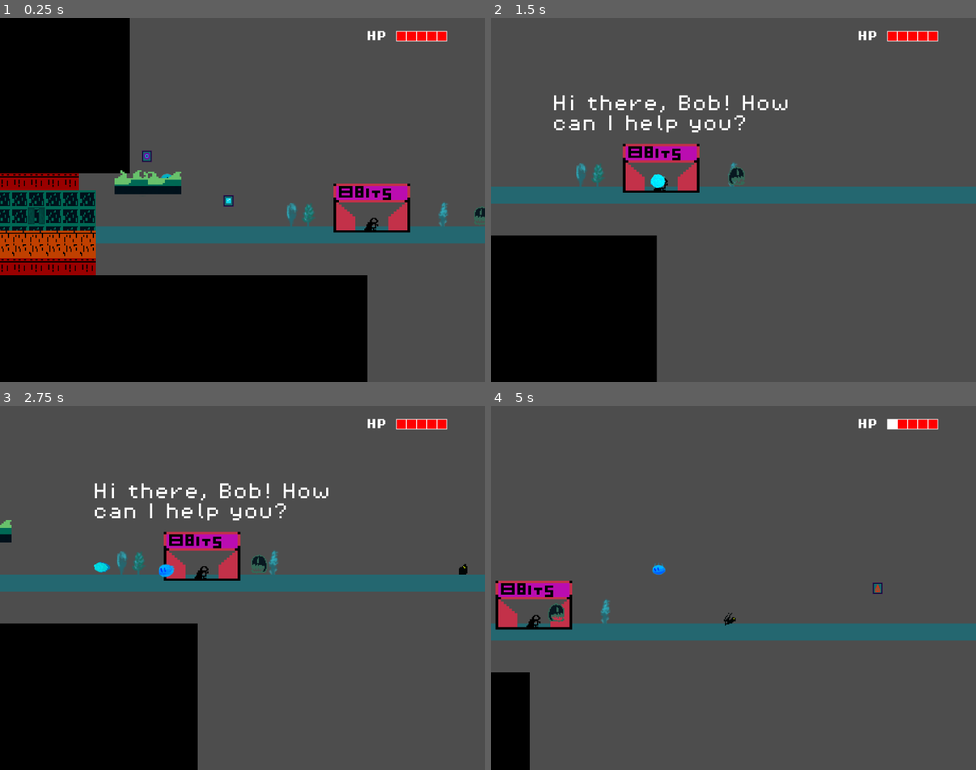
Above: before the commit, frames 1-4 (two rows, left to right).
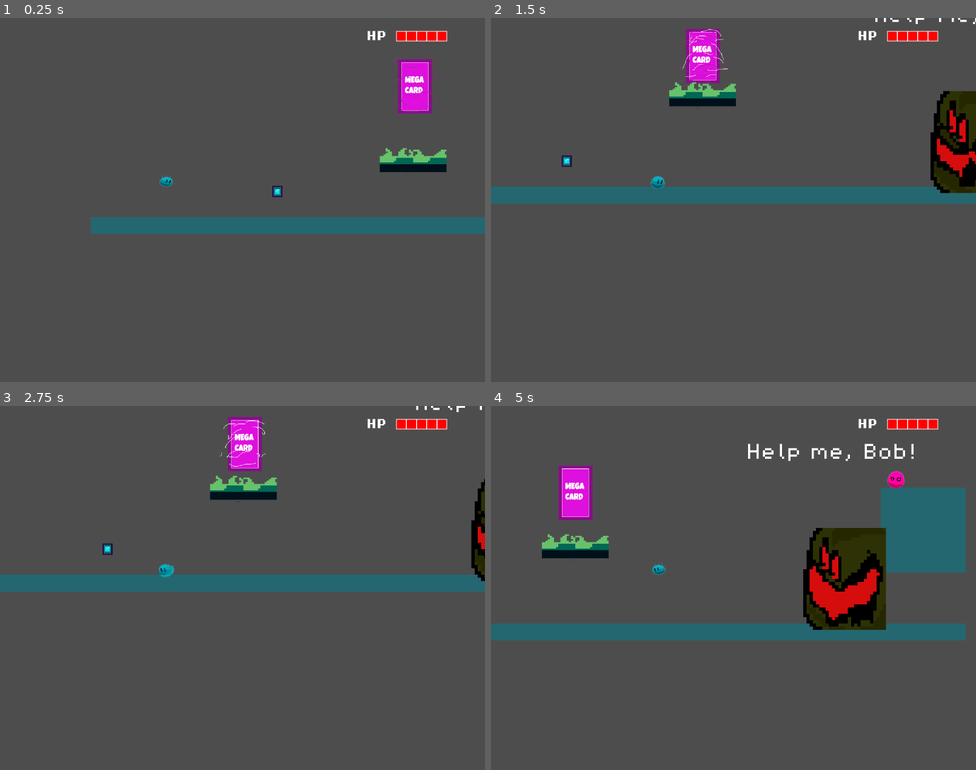
Above: after the commit, the same moments.

Repository: floriancaro/Jame-Gam-June-2024
Game: Godot game, scene res://scenes/main.tscn
Same seed, same stepped clock (60 frames per second), same inputs: the game is played once before the commit and once after it.
Inputs:
- Up to frame 1 (0.25 s): no input
- Up to frame 2 (1.5 s): hold M (ability) 0.53-1.28 s; hold D (move_right) from 0.53 s (still down); tap Space (jump) at 0.77 s; tap M (ability) at 1.35 s
- Up to frame 3 (2.75 s): tap Space (jump) at 1.52 s; release D (move_right) at 2.03 s; hold A (move_left) from 2.03 s (still down); hold M (ability) from 2.03 s (still down)
- Up to frame 4 (5 s): release A (move_left) at 2.78 s; release M (ability) at 2.78 s; hold D (move_right) 2.78-4.28 s; tap M (ability) at 2.85, 4.35 s; tap Space (jump) at 3.02, 3.77, 4.52 s; hold M (ability) 3.53-4.28 s; hold A (move_left) from 4.28 s (still down)

The runs differ from the first frame. In frame 1, 47% of the frame differs, in the area x 0-100%, y 0-100%; in frame 2, 21%; in frame 3, 22%; in frame 4, 15%.

Commit message:
add mega card and boss death

Diff:
--- /dev/null
+++ b/scenes/MEGACAARD/mega_card.tscn
@@ -0,0 +1,61 @@
+[gd_scene load_steps=9 format=3 uid="uid://dusberst8kbyg"]
+
+[ext_resource type="Script" path="res://scripts/mega_card.gd" id="1_oyqet"]
+[ext_resource type="Texture2D" uid="uid://cmekri3fjvca6" path="res://assets/sprites/MEGACARD.png" id="1_twj8m"]
+
+[sub_resource type="RectangleShape2D" id="RectangleShape2D_smucb"]
+size = Vector2(71, 123)
+
+[sub_resource type="AtlasTexture" id="AtlasTexture_ihu5l"]
+atlas = ExtResource("1_twj8m")
+region = Rect2(0, 0, 116, 160)
+
+[sub_resource type="AtlasTexture" id="AtlasTexture_qpkji"]
+atlas = ExtResource("1_twj8m")
+region = Rect2(116, 0, 116, 160)
+
+[sub_resource type="AtlasTexture" id="AtlasTexture_uqpir"]
+atlas = ExtResource("1_twj8m")
+region = Rect2(232, 0, 116, 160)
+
+[sub_resource type="AtlasTexture" id="AtlasTexture_i0wkv"]
+atlas = ExtResource("1_twj8m")
+region = Rect2(348, 0, 116, 160)
+
+[sub_resource type="SpriteFrames" id="SpriteFrames_at47o"]
+animations = [{
+"frames": [{
+"duration": 1.0,
+"texture": SubResource("AtlasTexture_ihu5l")
+}, {
+"duration": 1.0,
+"texture": SubResource("AtlasTexture_qpkji")
+}, {
+"duration": 1.0,
+"texture": SubResource("AtlasTexture_uqpir")
+}, {
+"duration": 1.0,
+"texture": SubResource("AtlasTexture_i0wkv")
+}],
+"loop": true,
+"name": &"idle",
+"speed": 4.0
+}]
+
+[node name="MegaCard" type="Area2D"]
+scale = Vector2(0.4, 0.4)
+collision_mask = 2
+script = ExtResource("1_oyqet")
+metadata/_edit_group_ = true
+
+[node name="CollisionShape2D" type="CollisionShape2D" parent="."]
+position = Vector2(-1.5, 0.5)
+shape = SubResource("RectangleShape2D_smucb")
+
+[node name="AnimatedSprite2D" type="AnimatedSprite2D" parent="."]
+sprite_frames = SubResource("SpriteFrames_at47o")
+animation = &"idle"
+autoplay = "idle"
+frame_progress = 0.548151
+
+[connection signal="body_entered" from="." to="." method="_on_body_entered"]
--- a/scenes/enemies/boss.tscn
+++ b/scenes/enemies/boss.tscn
@@ -115,6 +115,7 @@
 sprite_frames = SubResource("SpriteFrames_bjsfl")
 animation = &"idle"
 autoplay = "idle"
+speed_scale = 2.0
 
 [node name="ProjectileTimer" type="Timer" parent="."]
 wait_time = 3.0
--- a/scenes/main.tscn
+++ b/scenes/main.tscn
@@ -16,6 +16,7 @@
 [ext_resource type="PackedScene" uid="uid://dkdbpk2cdn3vr" path="res://scenes/8bit/8_bit_hero.tscn" id="13_julrh"]
 [ext_resource type="FontFile" uid="uid://ccns84fu50psr" path="res://assets/fonts/PixelOperator8.ttf" id="14_epuum"]
 [ext_resource type="PackedScene" uid="uid://dcivh3l84dfu6" path="res://scenes/8bit/8_bit_place.tscn" id="14_xxtbg"]
+[ext_resource type="PackedScene" uid="uid://dusberst8kbyg" path="res://scenes/MEGACAARD/mega_card.tscn" id="14_yleam"]
 
 [sub_resource type="TileSetAtlasSource" id="TileSetAtlasSource_d8mtu"]
 texture = ExtResource("1_sh0yu")
@@ -318,7 +319,7 @@
 "times": PackedFloat32Array(0, 0.3, 1.7, 2),
 "transitions": PackedFloat32Array(1, 1, 1, 1),
 "update": 0,
-"values": [Vector2(1600, -10), Vector2(1600, -10), Vector2(1600, -138), Vector2(1600, -138)]
+"values": [Vector2(1200, -60), Vector2(1200, -60), Vector2(1200, -100), Vector2(1200, -100)]
 }
 
 [sub_resource type="AnimationLibrary" id="AnimationLibrary_yi8jf"]
@@ -332,7 +333,7 @@
 
 [node name="Player" parent="." instance=ExtResource("2_2ciu8")]
 unique_name_in_owner = true
-position = Vector2(-157, -65)
+position = Vector2(968, -65)
 SPEED = 200.0
 SPEED_DASH = 300.0
 TELEPORT_DIST = 80.0
@@ -421,6 +422,15 @@
 }
 autoplay = "move"
 
+[node name="Platform5" parent="World/Platforms" instance=ExtResource("3_28ixg")]
+position = Vector2(1600, -8)
+
+[node name="AnimationPlayer" type="AnimationPlayer" parent="World/Platforms/Platform5"]
+libraries = {
+"": SubResource("AnimationLibrary_yi8jf")
+}
+autoplay = "move"
+
 [node name="Cards" type="Node" parent="World"]
 
 [node name="CardFire" parent="World/Cards" instance=ExtResource("6_6mpsv")]
@@ -437,6 +447,9 @@
 [node name="CardTeleport" parent="World/Cards" instance=ExtResource("6_6mpsv")]
 position = Vector2(-176, -72)
 element = "teleport"
+
+[node name="MegaCard" parent="World/Cards" instance=ExtResource("14_yleam")]
+position = Vector2(1201, -129)
 
 [node name="GameManager" type="Node" parent="."]
 unique_name_in_owner = true
--- a/scripts/boss.gd
+++ b/scripts/boss.gd
@@ -6,6 +6,12 @@
 @onready var animated_sprite = $AnimatedSprite2D
 @onready var projectile_marker = $ProjectileMarker
 @onready var kill_timer = $KillTimer
+
+
+func _process(delta):
+	pass
+	#if health == 0:
+		#scale *= .98
 
 
 func _on_body_entered(body):
@@ -18,6 +24,13 @@
 	var projectile = projectile_scene.instantiate()
 	projectile.position = projectile_marker.global_position
 	get_tree().get_root().add_child(projectile)
+
+
+func kill():
+	health = 0
+	scale.x = .75
+	scale.y = .75
+	animated_sprite.play("boss_death")
 
 
 func hit():
--- /dev/null
+++ b/scripts/mega_card.gd
@@ -0,0 +1,7 @@
+extends Area2D
+
+var element = "mega"
+
+func _on_body_entered(body):
+	body.card_pickup(element)
+	queue_free()
--- a/scripts/player.gd
+++ b/scripts/player.gd
@@ -186,6 +186,10 @@
 
 func card_pickup(ele):
 	element = ele
+	if element == "mega":
+		get_parent().get_node("Enemies/Boss").kill()
+	else:
+		in_animation = true
 	if element == "fire":
 		audio_fire.play()
 		animated_sprite.play("henshi_fire")
@@ -201,7 +205,6 @@
 		animated_sprite.play("henshi_teleport")
 		animated_sprite.material.set_shader_parameter("teleport", true)
 		ability_timer.wait_time = 2.0
-	in_animation = true
 
 
 func _on_animated_sprite_2d_animation_finished():
Renamed: scenes/MEGACAARD/megacard.tscn -> scenes/_archive/megacard.tscn
Not shown: 1 places in scenes/main.tscn that only renumber resources
